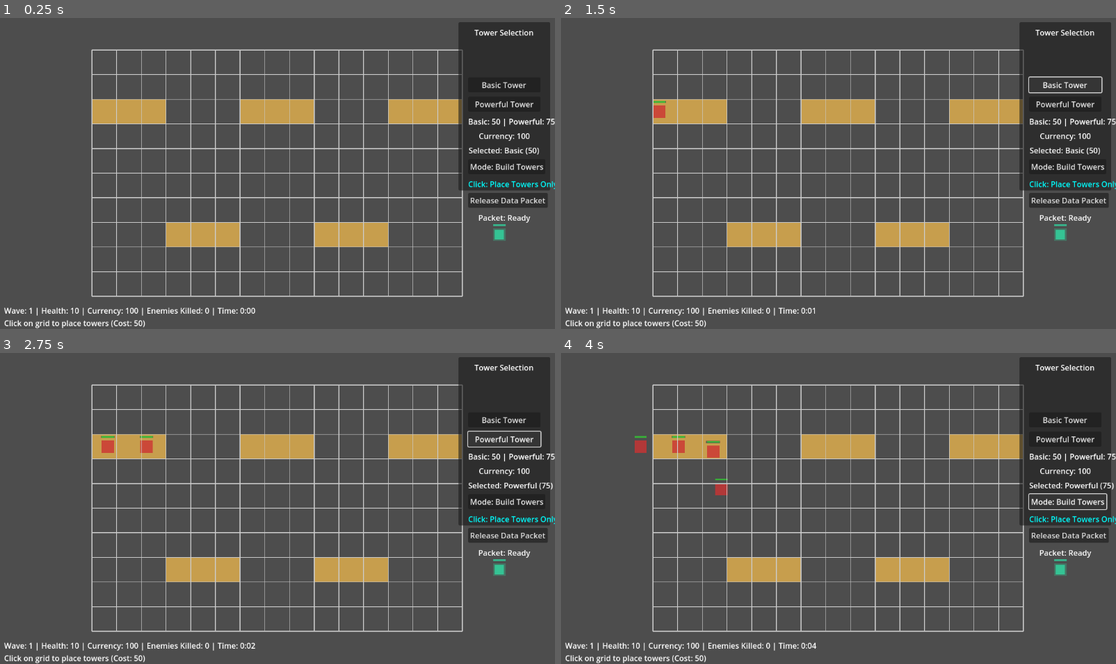
Above: before the commit, frames 1-4 (two rows, left to right).
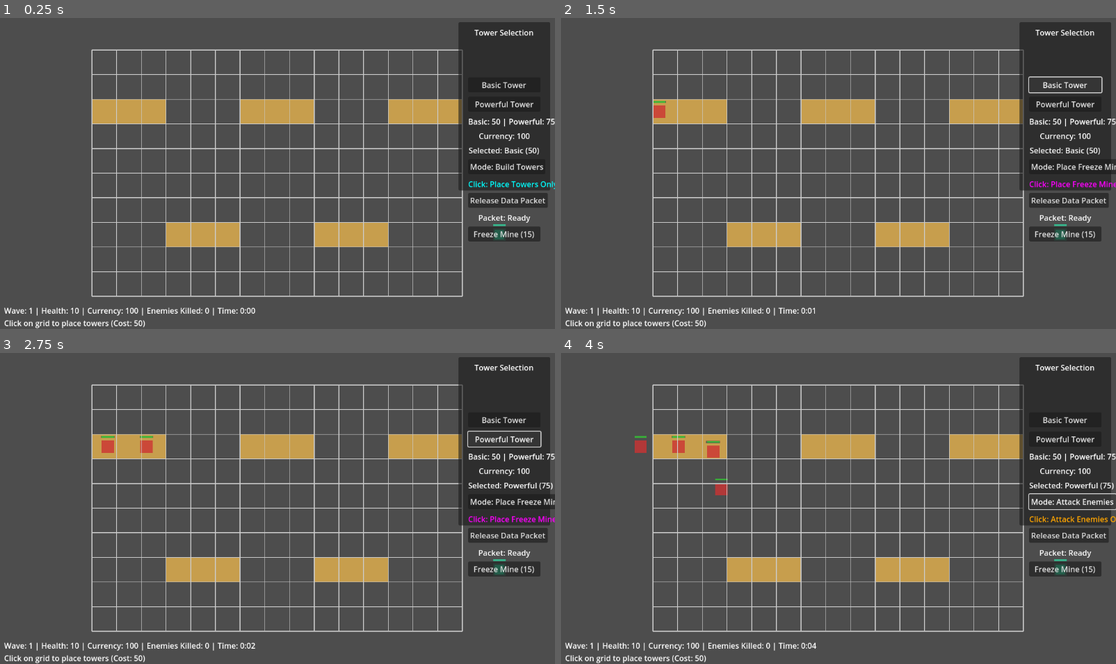
Above: after the commit, the same moments.

Repository: rivie13/CyberCrawler_basic_tower_defense_demo
Game: Godot game, scene res://scenes/Main.tscn
Two runs of this game, one before a commit and one after it. Both use one fixed random seed, a clock stepped at 60 frames per second and the inputs below.
Inputs (mouse positions are in pixels of both pictures, inside the frame that each line leads up to):
- Up to frame 1 (0.25 s): no input
- Up to frame 2 (1.5 s): click (1066, 232) at 0.5 s, where only the run after the commit has a clickable "Freeze Mine (15)"; click "Basic Tower" at 1.25 s
- Up to frame 3 (2.75 s): click "Powerful Tower" at 2 s
- Up to frame 4 (4 s): click "Mode: Build Towers" (after the commit: "Mode: Place Freeze Mine") at 2.75 s; click "Mode: Attack Enemies" (after the commit: "Mode: Build Towers") at 3.5 s

The runs differ from the first frame. In frame 1, 0.6% of the frame differs, in the area x 84-98%, y 67-72%; in frame 2, 0.9%; in frame 3, 0.9%; in frame 4, 0.9%, in the area x 84-100%, y 45-72%.

Commit message:
Fix freeze mine button not showing up in UI - properly added FreezeMineButton to Main.tscn

Diff:
--- a/cybercrawler_basictowerdefense/scenes/Main.tscn
+++ b/cybercrawler_basictowerdefense/scenes/Main.tscn
@@ -156,3 +156,15 @@
 offset_bottom = 240.0
 text = "Packet: Not Ready"
 horizontal_alignment = 1
+
+[node name="FreezeMineButton" type="Button" parent="UI/TowerSelectionPanel"]
+layout_mode = 0
+anchor_left = 0.5
+anchor_top = 0.5
+anchor_right = 0.5
+anchor_bottom = 0.5
+offset_left = -75.0
+offset_top = 250.0
+offset_right = 75.0
+offset_bottom = 280.0
+text = "Freeze Mine (15)"
